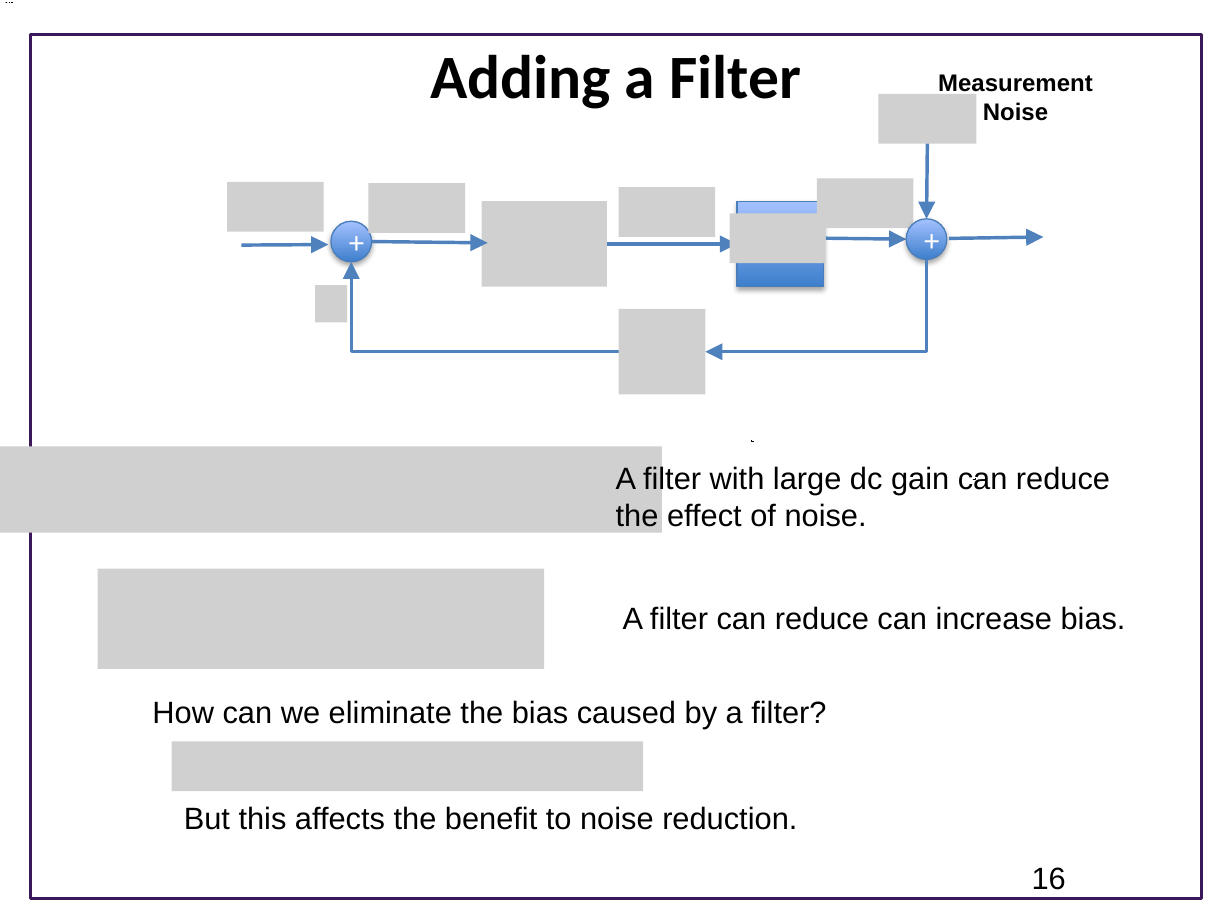
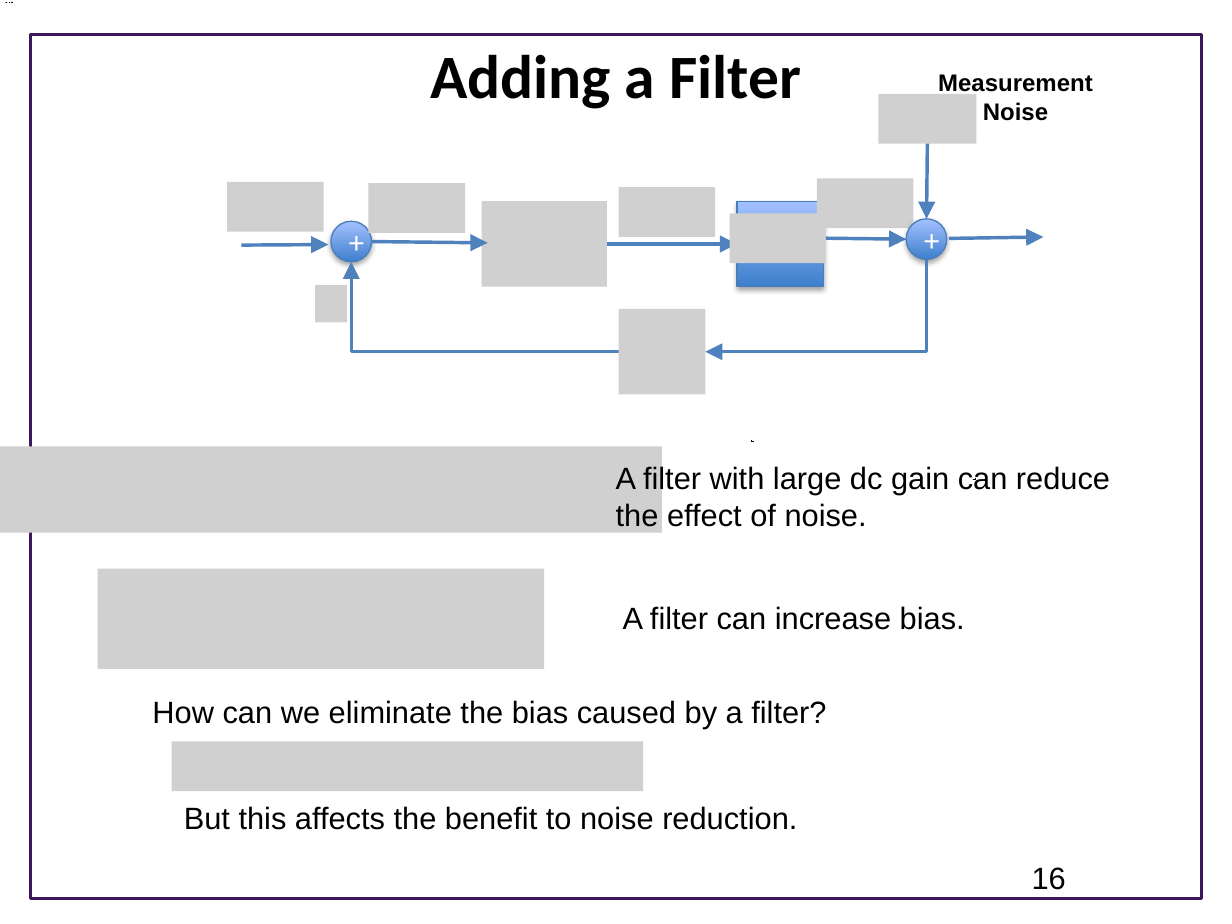
Before and after one commit to joseph-hellerstein/advanced-controls-lectures, a slide deck: slide 16 of Lecture_13_14-Closed-Loop-Systems/Closed-Loop-Systems.pptx. Drawn at 1232x924 pixels with LibreOffice and Linux fonts; fonts in the diff are those of the drawing; grey boxes stand for pictures; background and template pictures are left out. Boxes give left, top, right and bottom in pixels: in the first picture for what was removed or moved away, otherwise in the second. Text is boxed around its words. In the diff, an @@ line names an element or a change of style, - is before the commit and + after.

```diff
--- a/Lecture_13_14-Closed-Loop-Systems/Closed-Loop-Systems.pptx
+++ b/Lecture_13_14-Closed-Loop-Systems/Closed-Loop-Systems.pptx
@@ text at (x1=623, y1=606, x2=965, y2=630): text changed @@
-A filter can reduce can increase bias.
+A filter can increase bias.
```
Also in this commit, not shown: 3 other slides changed, 5 slides removed, 1 other file.
